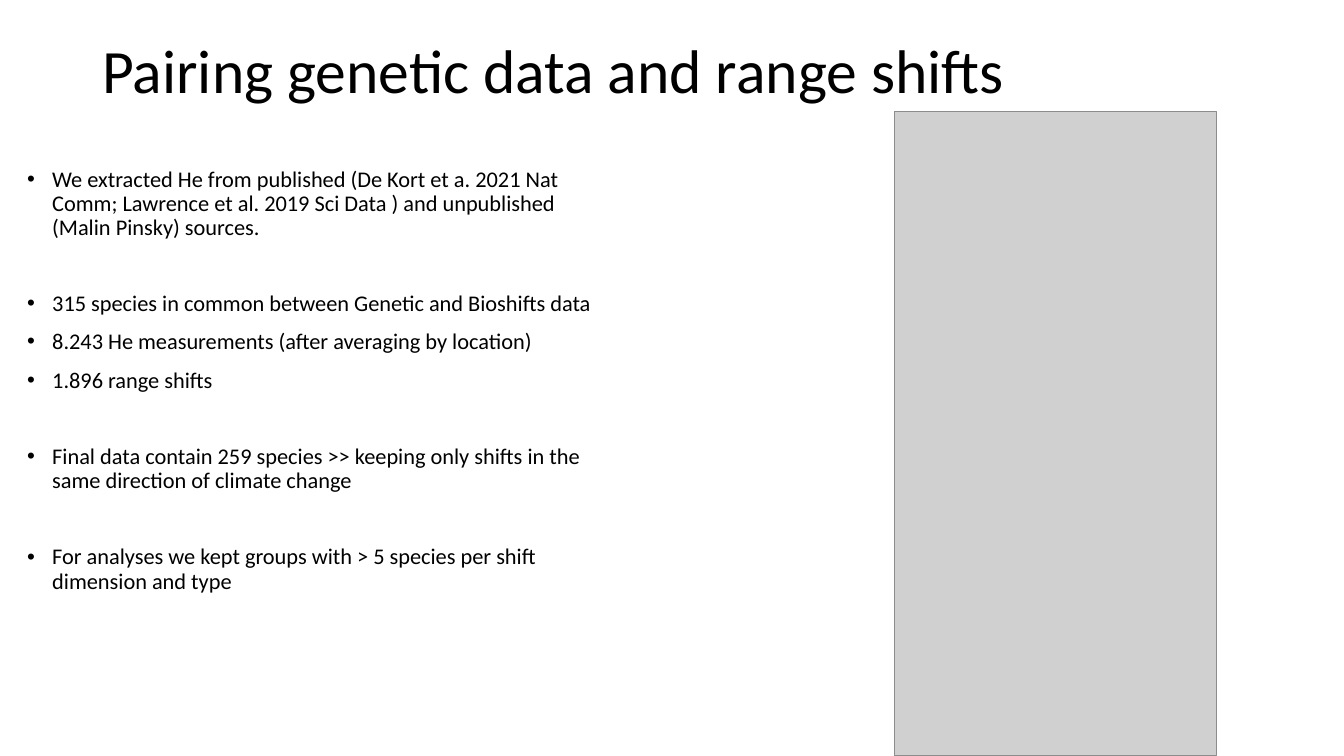
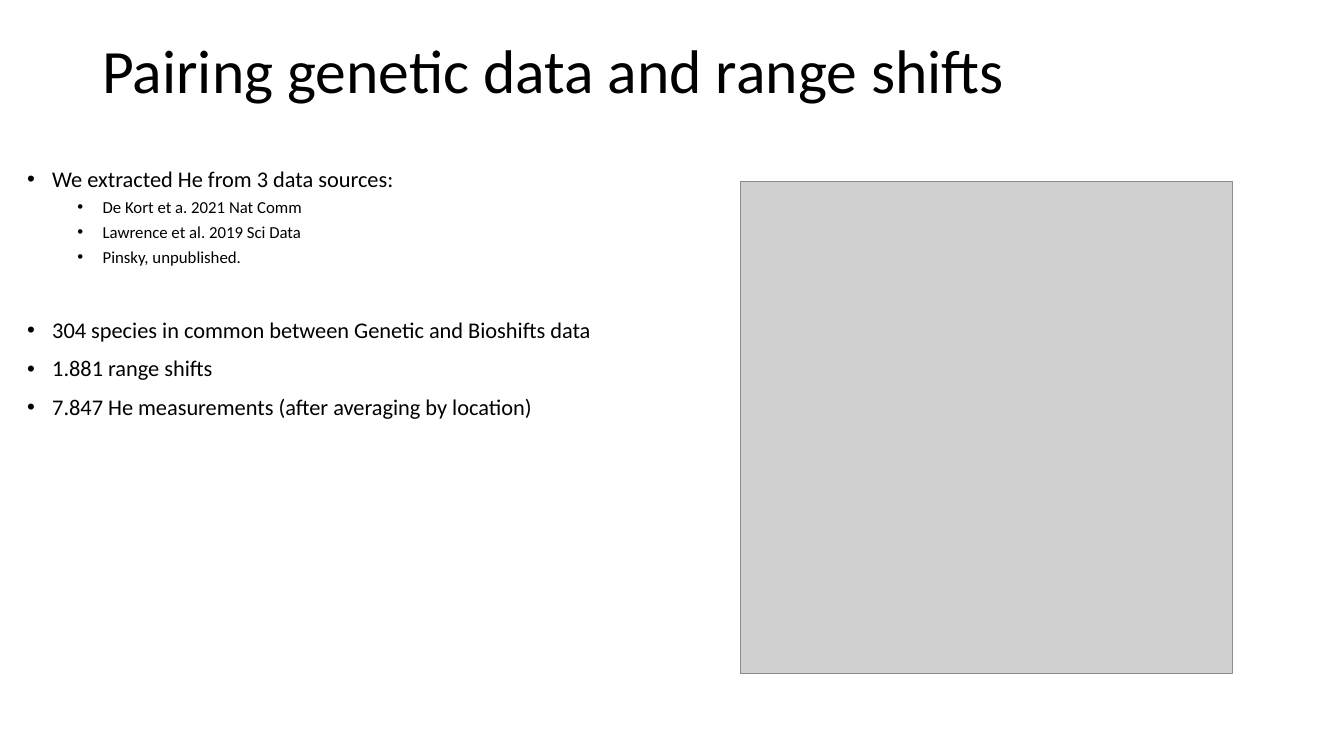
Before and after one commit to Bioshifts/genetic_diversity_range_shifts, a slide deck: slide 19 of Velocity_vs_rangeshift.ppt (slide 12 before the commit). Drawn at 1344x756 pixels with LibreOffice and Linux fonts; fonts in the diff are those of the drawing; grey boxes stand for pictures. Boxes give left, top, right and bottom in pixels: in the first picture for what was removed or moved away, otherwise in the second. Text is boxed around its words. In the diff, an @@ line names an element or a change of style, - is before the commit and + after.

```diff
--- a/Velocity_vs_rangeshift.ppt
+++ b/Velocity_vs_rangeshift.ppt
@@ text at (52,171,590,419): text changed @@
-• We extracted He from published (De Kort et a. 2021 Nat Comm; Lawrence et al. 2019 Sci Data ) and unpublished (Malin Pinsky) sources.
-• 315 species in common between Genetic and Bioshifts data
-• 8.243 He measurements (after averaging by location)
-• 1.896 range shifts
-• Final data contain 259 species >> keeping only shifts in the same direction of climate change
-• For analyses we kept groups with > 5 species per shift dimension and type
+• We extracted He from 3 data sources:
+  • De Kort et a. 2021 Nat Comm
+  • Lawrence et al. 2019 Sci Data
+  • Pinsky, unpublished.
+• 304 species in common between Genetic and Bioshifts data
+• 1.881 range shifts
+• 7.847 He measurements (after averaging by location)
@@ picture: place and size @@
-picture at (894,111,1216,756)
+picture at (740,181,1231,673)
```
Also in this commit, not shown: 14 other slides changed, 32 slides added, 10 slides removed, 2 other files.
